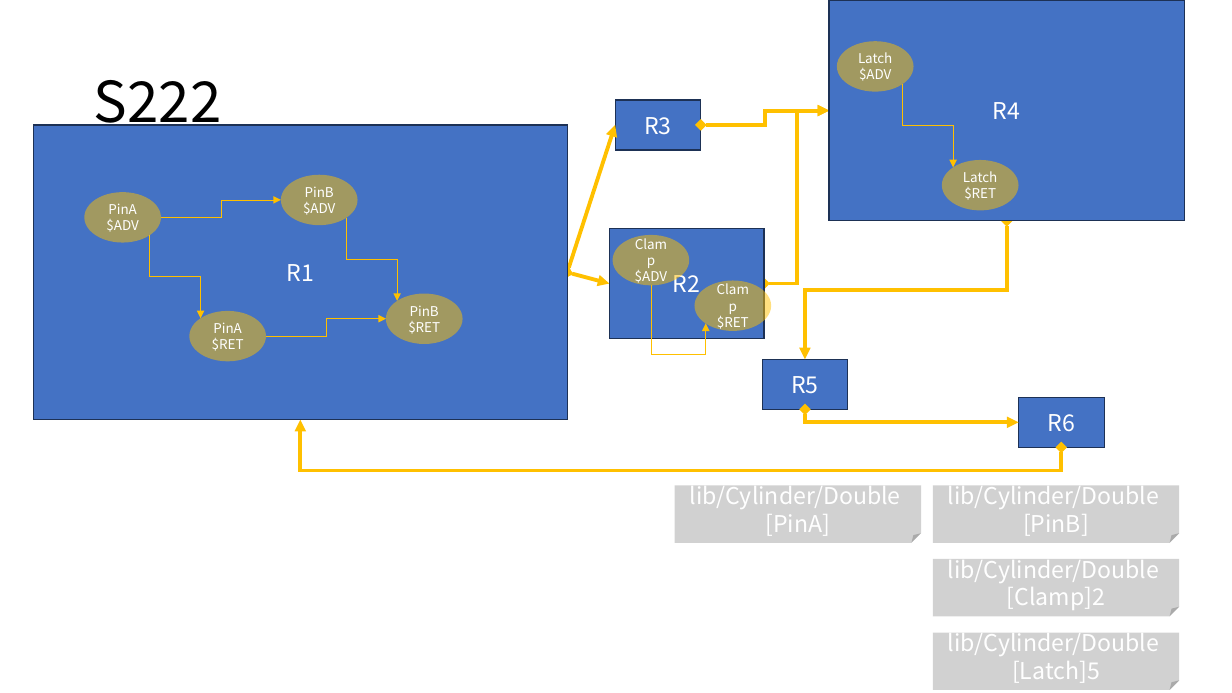
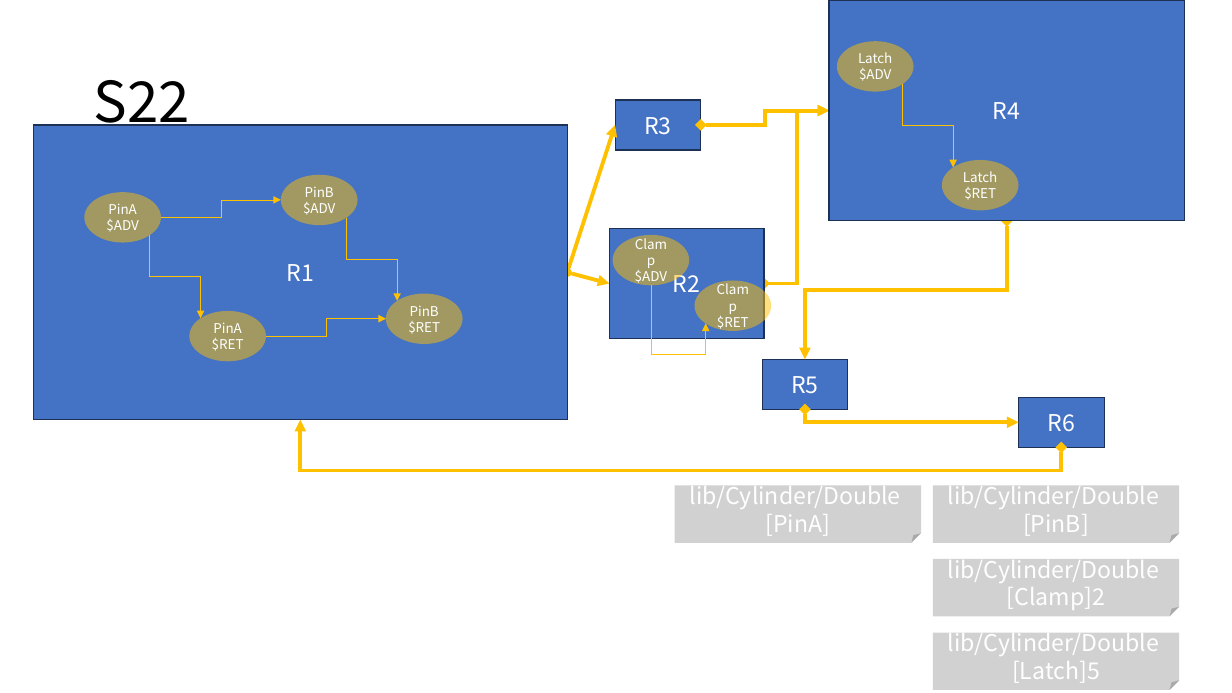
Before and after one commit to DualsoftDev/ds, a slide deck: slide 8 of DsDotNet/src/UnitTest/UnitTest.Model/ImportOfficeExample/Sample/s.pptx. Drawn at 1232x693 pixels with LibreOffice and Linux fonts; fonts in the diff are those of the drawing. Boxes give left, top, right and bottom in pixels: in the first picture for what was removed or moved away, otherwise in the second. Text is boxed around its words. In the diff, an @@ line names an element or a change of style, - is before the commit and + after.

```diff
--- a/DsDotNet/src/UnitTest/UnitTest.Model/ImportOfficeExample/Sample/s.pptx
+++ b/DsDotNet/src/UnitTest/UnitTest.Model/ImportOfficeExample/Sample/s.pptx
@@ title at bbox=[94, 80, 190, 137]: text changed @@
-S222
+S22
```
Also in this commit, not shown: 3 other slides changed, 2 slides added, 17 other files.
